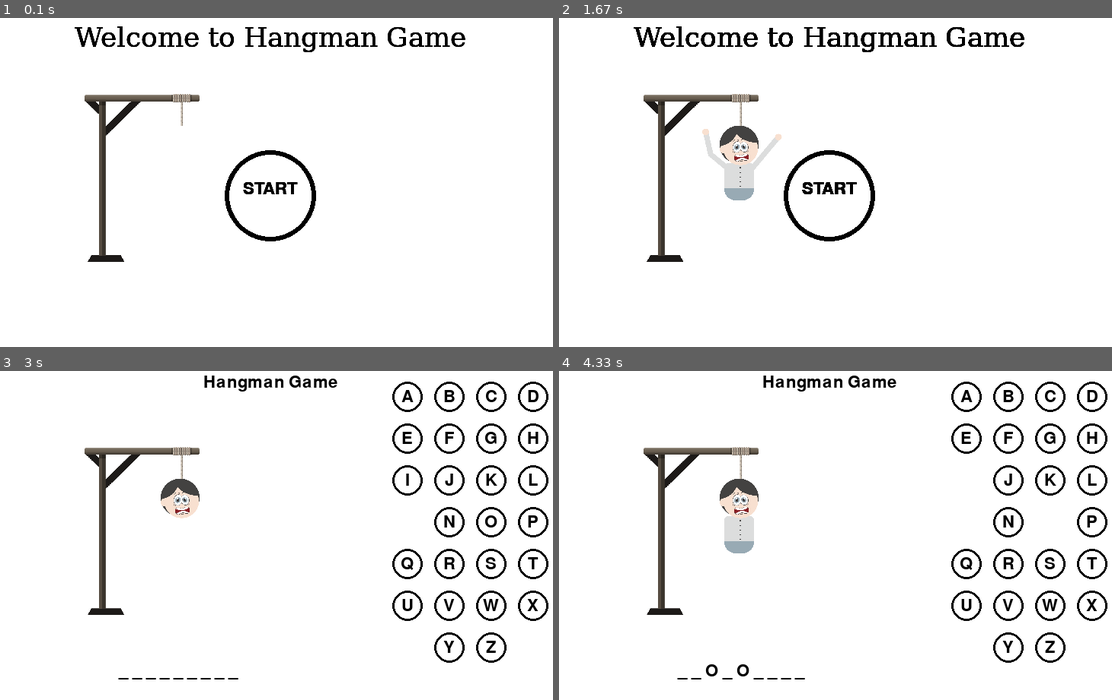
Above: before the commit, frames 1-4 (two rows, left to right).
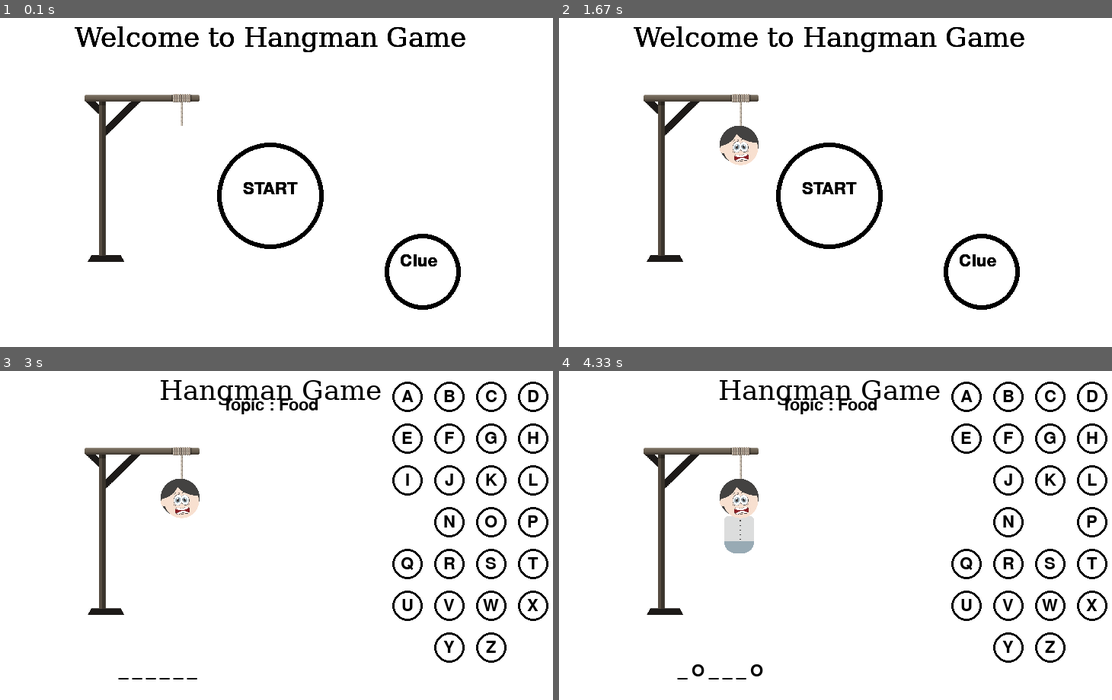
Above: after the commit, the same moments.

Repository: adislksn/Hangman
Game: pygame game, started from Hangman-code.py
Two runs of this game, one before a commit and one after it. Both use one fixed random seed, a clock stepped at 60 frames per second and the inputs below.
Inputs (mouse positions are in pixels of both pictures, inside the frame that each line leads up to):
- Up to frame 1 (0.1 s): no input
- Up to frame 2 (1.67 s): click (979, 261) at 0.38 s, where only the run after the commit has a clickable "Clue"; click (680, 198) at 0.72 s; click (581, 337) at 1.05 s, where only the run after the commit has a clickable "Back"; click "START" at 1.55 s
- Up to frame 3 (3 s): click (392, 519) at 2.88 s
- Up to frame 4 (4.33 s): click (1051, 519) at 3.22 s; click (957, 482) at 3.55 s

The runs differ from the first frame. In frame 1, 2.2% of the frame differs, in the area x 39-84%, y 37-89%; in frame 2, 3.3%, in the area x 13-85%, y 2-89%; in frame 3, 1.5%; in frame 4, 1.7%.

Commit message:
Major Fix : Intro & Clue Co-authored-by: PanduF <PanduF@users.noreply.github.com> Co-authored-by: lidia <lalvionisya@users.noreply.github.com> Co-authored-by: devikrn <devikrn@users.noreply.github.com> Co-authored-by: nashirotul <nashirotul@users.noreply.github.com>

Diff:
--- a/Hangman-code.py
+++ b/Hangman-code.py
@@ -51,7 +51,6 @@
 #parent class
 class Hangman(ABC):
     global quest
-    quest = rand.choice(list_text[rand.randint(0,2)])
     def __init__(self,name):
         self.name = name
 
@@ -72,8 +71,12 @@
         display.fill(background)
 
         #draw title
-        text = base_font.render("Hangman Game", 1, (0,0,0))
+        text = tittle_font.render("Hangman Game", 1, (0,0,0))
         display.blit(text, (width/2 - text.get_width()/2, 20))
+
+        #draw topic
+        topic = base_font.render(f"Topic : {tpc}", 1, (0,0,0))
+        display.blit(topic, (width/2 - topic.get_width()/2, 50))
 
         #draw words
         show_alphabet = ""
@@ -136,7 +139,6 @@
                 break
 
 class Animal(Hangman):
-    quest = rand.choice(list_text[0])
     def __init__(self,name):
         super().__init__(name)
 
@@ -150,7 +152,6 @@
         super().main_p()
 
 class Food(Hangman):
-    quest = rand.choice(list_text[1])
     def __init__(self,name):
         super().__init__(name)
 
@@ -164,7 +165,6 @@
         super().main_p()
 
 class Jobs(Hangman):
-    quest = rand.choice(list_text[2])
     def __init__(self,name):
         super().__init__(name)
 
@@ -182,6 +182,8 @@
     intro_check = True
     xvar=400
     yvar=250
+    xclue = 600
+    yclue = 350
     cot=0
     while intro_check:
         clock.tick(60)
@@ -193,7 +195,11 @@
                 click.play()
                 cot+=1
                 cek = math.sqrt((xvar - xpos)**2 + (yvar - ypos)**2)
-                if cek <= radius+40:
+                cek_clue = math.sqrt((xclue - xpos)**2 + (yclue - ypos)**2)
+                if cek_clue <= radius+27:
+                    Clue()
+                    intro_check = False
+                elif cek <= radius+50:
                     intro_check = False
                 if cot > 6:
                     cot=0
@@ -205,12 +211,53 @@
             text = base_font.render("START", 1, (0,0,0))
             display.blit(text, (width/2 - text.get_width()/2, yvar-20))
 
-            pygame.draw.circle(display, (0,0,0), (xvar,yvar), radius+40,6)
+            pygame.draw.circle(display, (0,0,0), (xvar,yvar), radius+50,6)
             display.blit(images[cot], (150,100))
+
+            clue = base_font.render("Clue", 1, (0,0,0))
+            display.blit(clue, (xclue-30, yclue-25))
+
+            pygame.draw.circle(display, (0,0,0), (xclue,yclue), radius+30,6)
+
+        pygame.display.update()
+
+def Clue():
+    display.fill(background)
+    clue_check = True
+    xvar=50
+    yvar=425
+    while clue_check:
+        clock.tick(60)
+        for event in pygame.event.get():
+            if event.type == pygame.QUIT:
+                Hangman.close()
+            elif event.type == pygame.MOUSEBUTTONDOWN:
+                xpos, ypos = pygame.mouse.get_pos()
+                click.play()
+                cek = math.sqrt((xvar - xpos)**2 + (yvar - ypos)**2)
+                if cek <= radius+40:
+                    clue_check = False
+                    Intro()
+                    return False
+
+            Clue = tittle_font.render("Clue List", 1, (0,0,0))
+            display.blit(Clue, (width/2 - Clue.get_width()/2, 20))
+
+            Back = base_font.render("Back", 1, (0,0,0))
+            display.blit(Back, (xvar, yvar))
+
         pygame.display.update()
 
 Intro()
 pygame.time.delay(500)
+quest_rand=rand.randint(0,2)
+quest = rand.choice(list_text[quest_rand])
+if quest_rand == 0:
+    tpc = "Animal"
+elif quest_rand == 1:
+    tpc = "Food"
+elif quest_rand == 2:
+    tpc = "Jobs"
 play = "Player 1 "
 player=Food(play)
 player.main_p()
